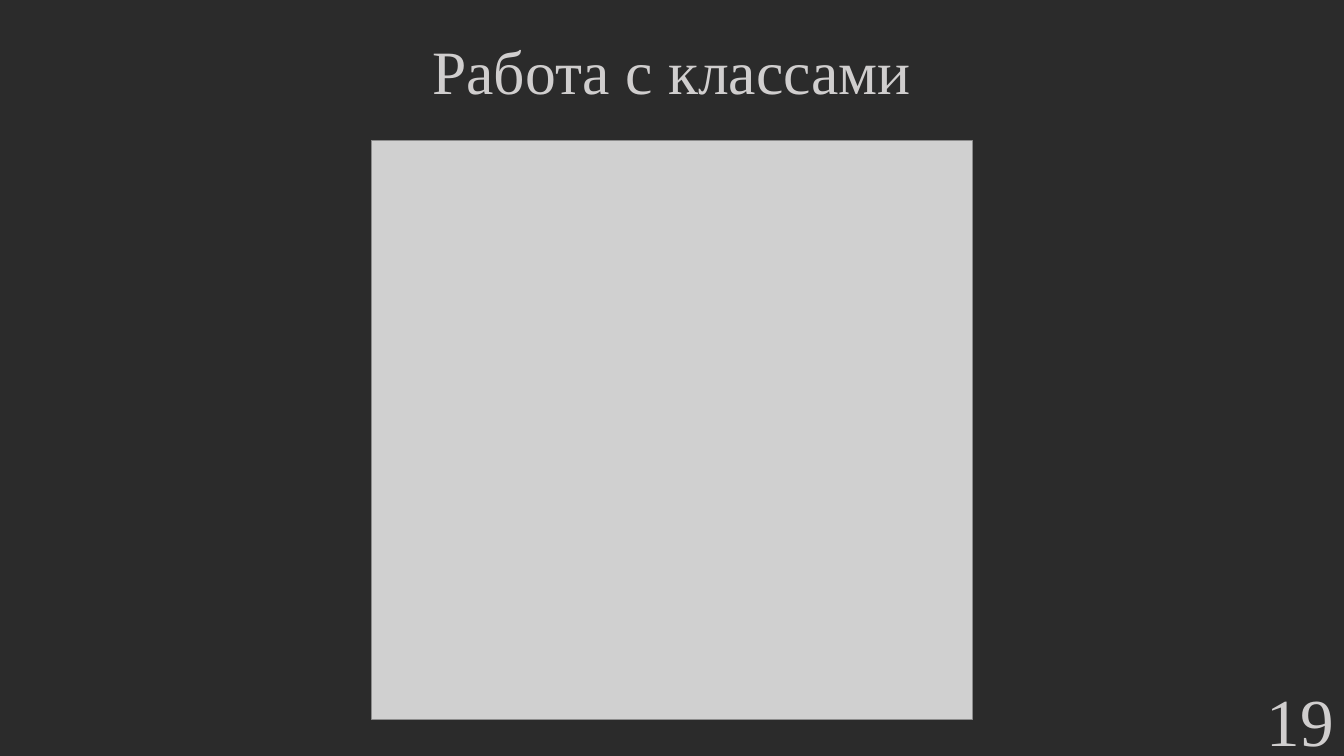
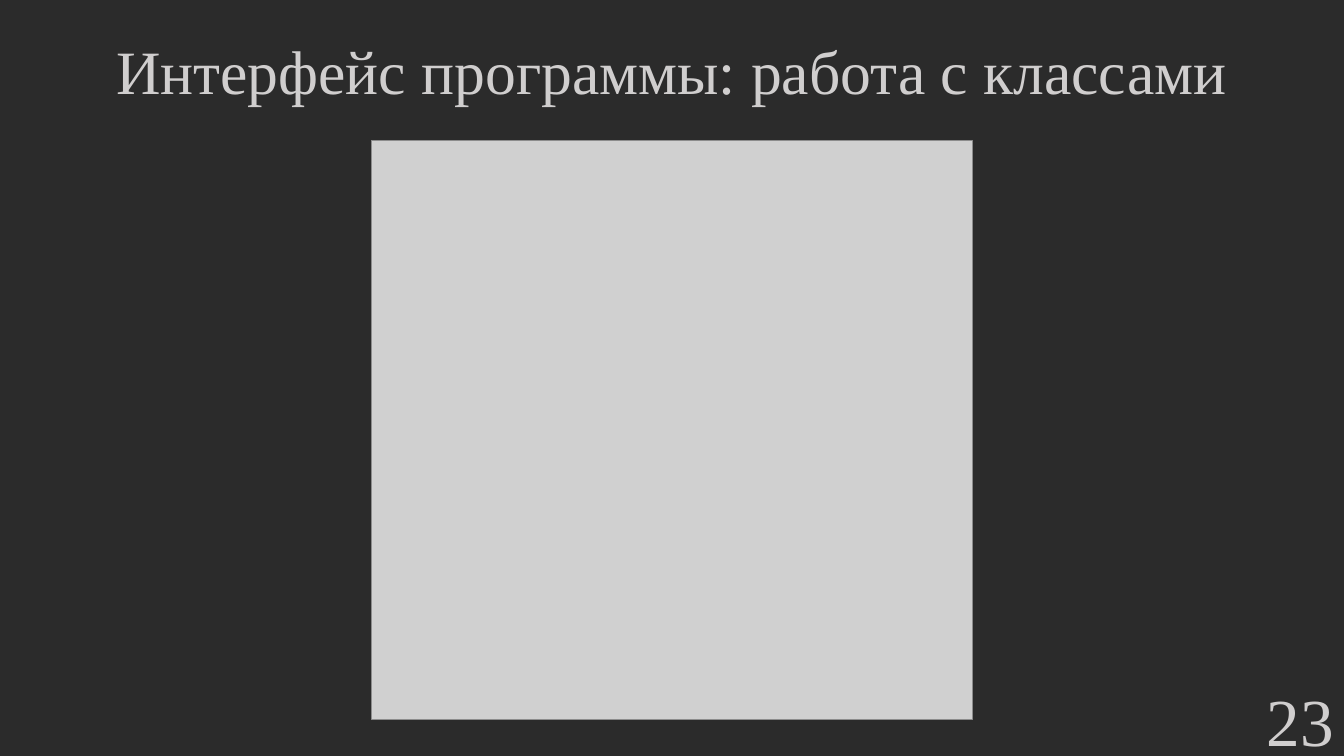
Before and after one commit to hetikk/diplom, a slide deck: slide 23 of docs/Презентация.pptx (slide 19 before the commit). Drawn at 1344x756 pixels with LibreOffice and Linux fonts; fonts in the diff are those of the drawing; grey boxes stand for pictures; background and template pictures are left out; a plain dark background stands for a picture behind light text. Boxes give left, top, right and bottom in pixels: in the first picture for what was removed or moved away, otherwise in the second. Text is boxed around its words. In the diff, an @@ line names an element or a change of style, - is before the commit and + after.

```diff
--- a/docs/Презентация.pptx
+++ b/docs/Презентация.pptx
@@ text at [116,50,1226,105]: text changed @@
-Работа с классами
+Интерфейс программы: работа с классами
@@ page number at [1267,701,1334,747]: text changed @@
-19
+23
```
Also in this commit, not shown: 14 other slides changed, 5 slides added, 11 other files.
